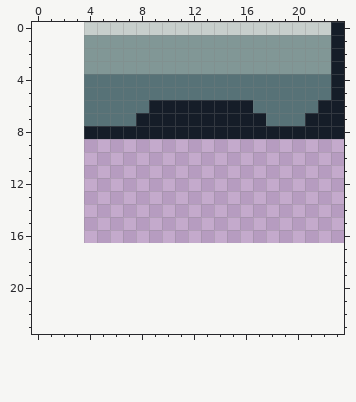
Two states of a pixel-art file, simple_ground_28.aseprite. The picture above was drawn from the file before the commit.
20x17 pixels, 1 frame. The old version is drawn lined up with the new one, on the new canvas.
Once edited:
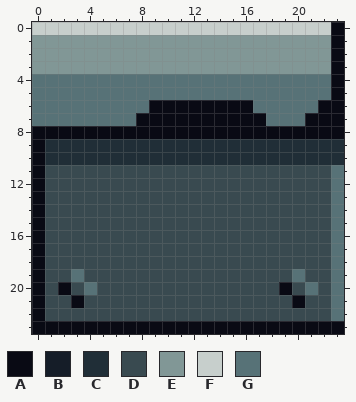
Palette (. is transparent): A #090a14  B #151d28  C #202e37  D #394a50  E #819796  F #c7cfcc  G #577277
Diff:
{"change": "canvas 20x17 -> 24x24, the old top-left corner now at 4,0"}
{"y":0,"x":0,"old":"....","new":"FFFF"}
{"y":0,"x":23,"old":"B","new":"A"}
{"y":1,"x":0,"old":"....","new":"EEEE"}
{"y":1,"x":23,"old":"B","new":"A"}
{"y":2,"x":0,"old":"....","new":"EEEE"}
{"y":2,"x":23,"old":"B","new":"A"}
{"y":3,"x":0,"old":"....","new":"EEEE"}
{"y":3,"x":23,"old":"B","new":"A"}
{"y":4,"x":0,"old":"....","new":"GGGG"}
{"y":4,"x":23,"old":"B","new":"A"}
{"y":5,"x":0,"old":"....","new":"GGGG"}
{"y":5,"x":23,"old":"B","new":"A"}
{"y":6,"x":0,"old":"....","new":"GGGG"}
{"y":6,"x":9,"old":"BBBBBBBB","new":"AAAAAAAA"}
{"y":6,"x":22,"old":"BB","new":"AA"}
{"y":7,"x":0,"old":"....","new":"GGGG"}
{"y":7,"x":8,"old":"BBBBBBBBBB","new":"AAAAAAAAAA"}
{"y":7,"x":21,"old":"BBB","new":"AAA"}
{"y":8,"x":0,"old":"....BBBBBBBBBBBBBBBBBBBB","new":"AAAAAAAAAAAAAAAAAAAAAAAA"}
{"y":9,"x":0,"old":"........................","new":"ACCCCCCCCCCCCCCCCCCCCCCC"}
{"y":10,"x":0,"old":"........................","new":"ACCCCCCCCCCCCCCCCCCCCCCC"}
{"y":11,"x":0,"old":"........................","new":"ADDDDDDDDDDDDDDDDDDDDDDG"}
{"y":12,"x":0,"old":"........................","new":"ADDDDDDDDDDDDDDDDDDDDDDG"}
{"y":13,"x":0,"old":"........................","new":"ADDDDDDDDDDDDDDDDDDDDDDG"}
{"y":14,"x":0,"old":"........................","new":"ADDDDDDDDDDDDDDDDDDDDDDG"}
{"y":15,"x":0,"old":"........................","new":"ADDDDDDDDDDDDDDDDDDDDDDG"}
{"y":16,"x":0,"old":"........................","new":"ADDDDDDDDDDDDDDDDDDDDDDG"}
{"y":17,"x":0,"old":"........................","new":"ADDDDDDDDDDDDDDDDDDDDDDG"}
{"y":18,"x":0,"old":"........................","new":"ADDDDDDDDDDDDDDDDDDDDDDG"}
{"y":19,"x":0,"old":"........................","new":"ADDGDDDDDDDDDDDDDDDDGDDG"}
{"y":20,"x":0,"old":"........................","new":"ADADGDDDDDDDDDDDDDDADGDG"}
{"y":21,"x":0,"old":"........................","new":"ADDADDDDDDDDDDDDDDDDADDG"}
{"y":22,"x":0,"old":"........................","new":"ADDDDDDDDDDDDDDDDDDDDDDG"}
{"y":23,"x":0,"old":"........................","new":"AAAAAAAAAAAAAAAAAAAAAAAA"}
